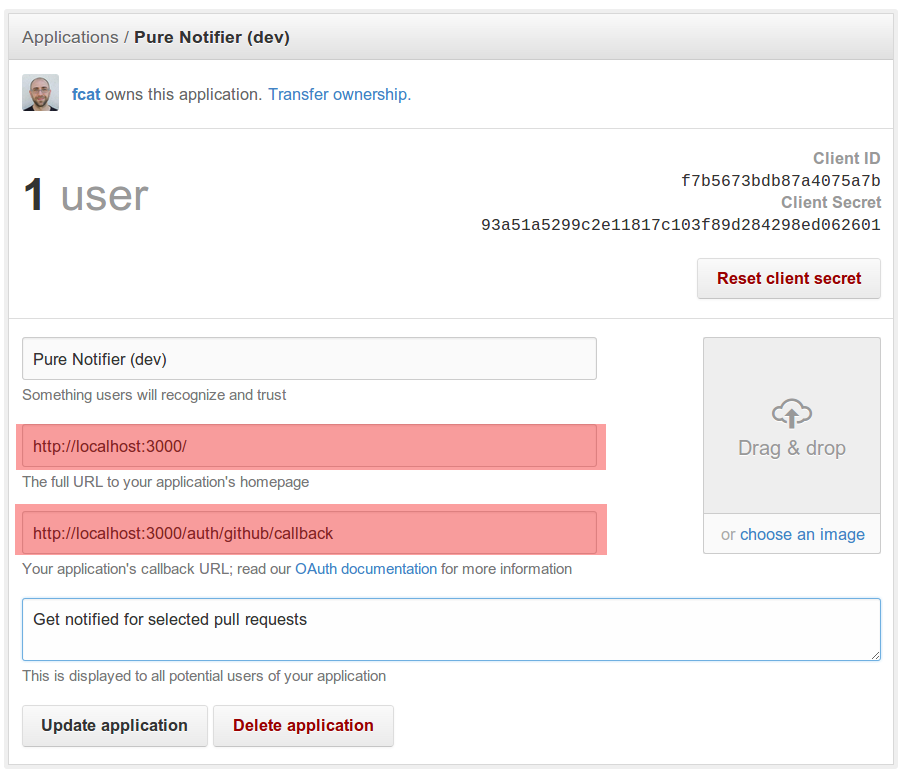
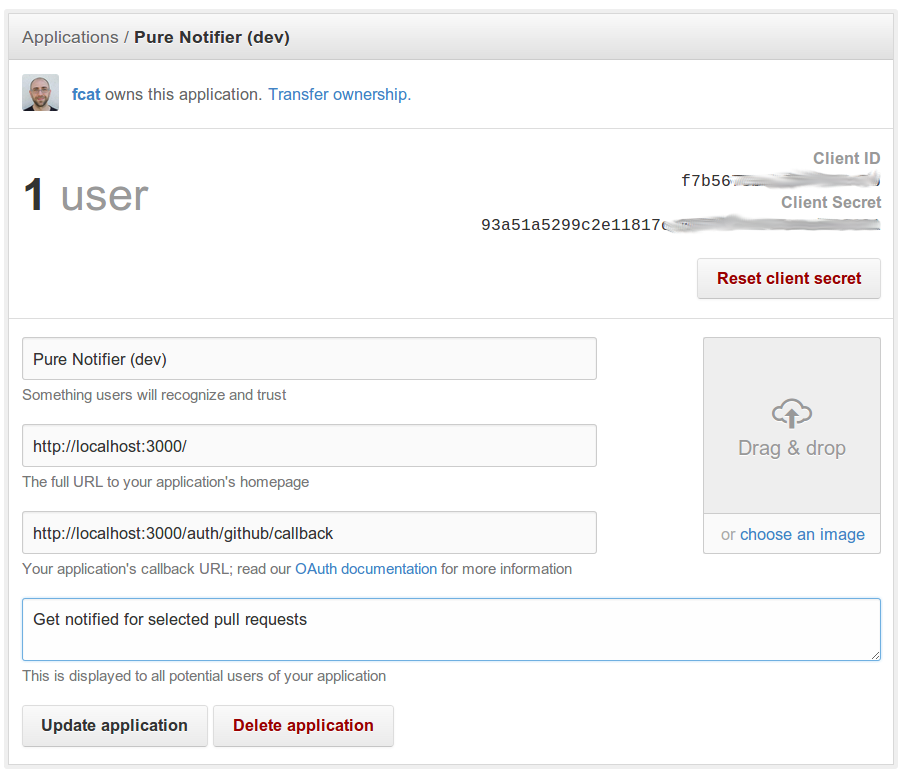
Layer changes from the first 905px x 775px image to the second:
hid "emphasis2" over [15,504,607,555]
hid "emphasis" over [16,424,606,470]
painted on "Arrière-plan" over [663,168,881,234]
